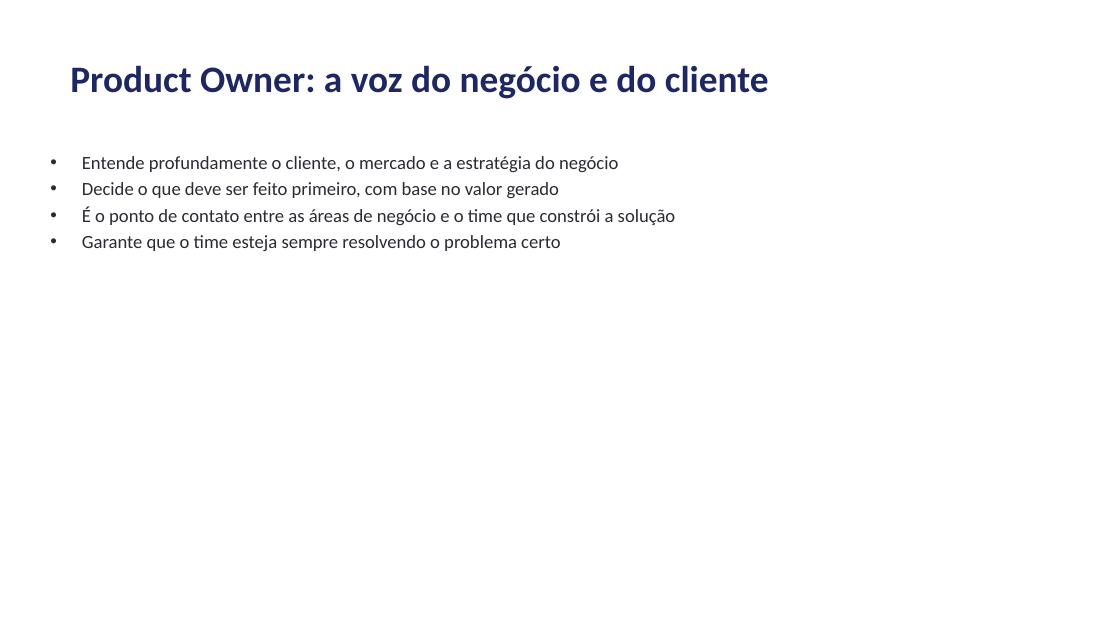
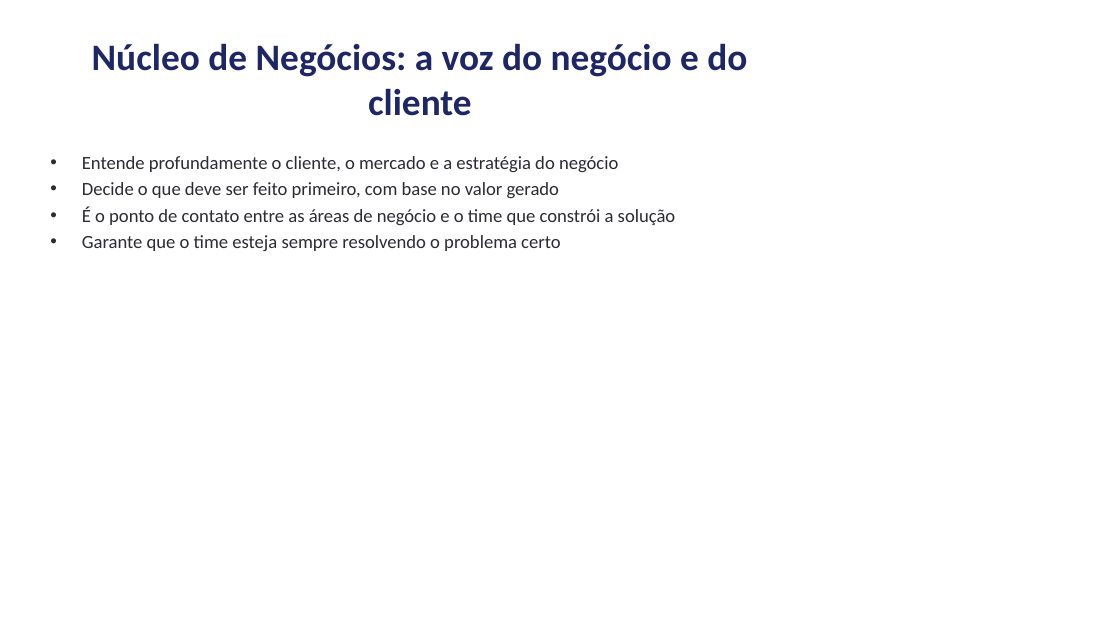
Before and after one commit to andrevberaldo/software-engineering, a slide deck: slide 10 of presentation/apresentacao.pptx. Drawn at 1120x630 pixels with LibreOffice and Linux fonts; fonts in the diff are those of the drawing. Boxes give left, top, right and bottom in pixels: in the first picture for what was removed or moved away, otherwise in the second. Text is boxed around its words. In the diff, an @@ line names an element or a change of style, - is before the commit and + after.

```diff
--- a/presentation/apresentacao.pptx
+++ b/presentation/apresentacao.pptx
@@ title at <box>92,43,747,116</box>: text changed @@
-Product Owner: a voz do negócio e do cliente
+Núcleo de Negócios: a voz do negócio e do cliente
```
Also in this commit, not shown: 3 other slides changed, 1 slide removed, 3 other files.
